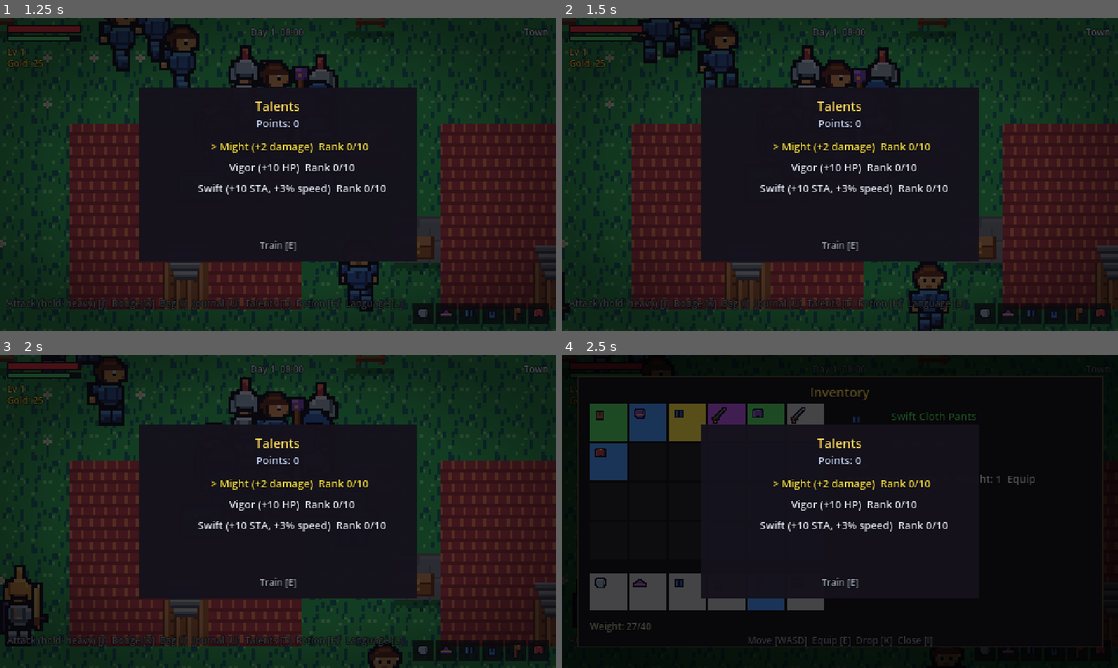
Above: before the commit, frames 1-4 (two rows, left to right).
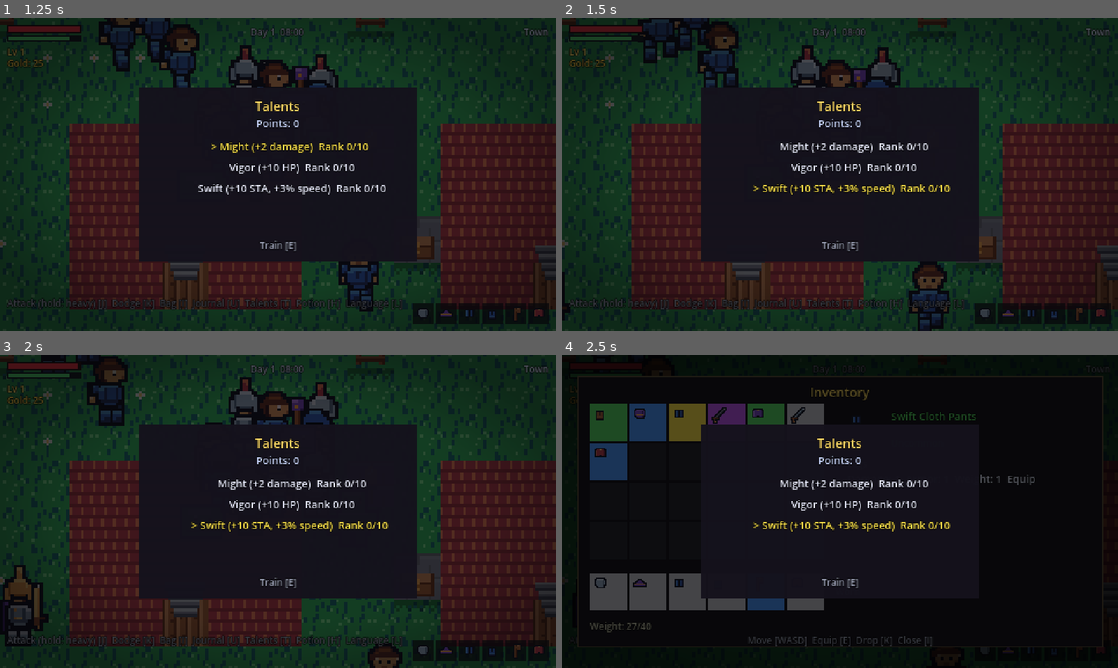
Above: after the commit, the same moments.

Repository: amirrezahadipoor/2D-RPG
Game: Godot game, scene res://tools/screenshot.tscn
Same seed, same stepped clock (60 frames per second), same inputs: the game is played once before the commit and once after it. This scene is started directly instead of the project's main scene.
Inputs (mouse positions are in pixels of both pictures, inside the frame that each line leads up to):
- Up to frame 1 (1.25 s): move the mouse to (400, 158) at 0.52 s; hold D (move_right) from 0.53 s (still down); hold J (attack) from 0.53 s (still down); click (400, 158) at 0.67 s; tap T (talents) at 0.8 s
- Up to frame 2 (1.5 s): release D (move_right) at 1.25 s; release J (attack) at 1.25 s; drag from (728, 190) to (812, 237) at 1.27 s
- Up to frame 3 (2 s): no input
- Up to frame 4 (2.5 s): move the mouse to (895, 442) at 2.02 s; hold D (move_right) from 2.03 s (still down); hold J (attack) from 2.03 s (still down); click (895, 442) at 2.17 s; tap T (talents) at 2.3 s

Frame 1 is identical in both runs. In frame 2, 1.2% of the frame differs, in the area x 34-70%, y 39-57%; in frame 3, 1.2%; in frame 4, 1.2%.

Commit message:
feat(touch): talent rows answer to direct taps (select, then tap again to spend)
Tapping a row selects it and tapping the chosen row again ranks it up, like
the inventory's tap-twice-to-act. A per-frame dedupe swallows the synthetic
second event that emulate_touch_from_mouse produces.

Diff:
--- a/src/ui/talents_ui.gd
+++ b/src/ui/talents_ui.gd
@@ -5,6 +5,7 @@
 const KEYS := ["might", "vigor", "swift"]
 
 var _sel := 0
+var _tap_frame := -1
 var _root: Control
 var _title: Label
 var _points: Label
@@ -23,15 +24,18 @@
 	_root = Control.new()
 	_root.set_anchors_preset(Control.PRESET_FULL_RECT)
 	_root.mouse_filter = Control.MOUSE_FILTER_STOP
+	_root.gui_input.connect(_on_tap)
 	add_child(_root)
 	var dim := ColorRect.new()
 	dim.color = Color(0, 0, 0, 0.66)
 	dim.set_anchors_preset(Control.PRESET_FULL_RECT)
+	dim.mouse_filter = Control.MOUSE_FILTER_IGNORE   # let taps reach the root handler
 	_root.add_child(dim)
 	var panel := ColorRect.new()
 	panel.color = Color(0.08, 0.07, 0.11, 0.97)
 	panel.position = Vector2(120, 60)
 	panel.size = Vector2(240, 150)
+	panel.mouse_filter = Control.MOUSE_FILTER_IGNORE
 	_root.add_child(panel)
 	_title = _label(Vector2(0, 68), Color(1, 0.86, 0.4), 11, 480)
 	_points = _label(Vector2(0, 84), Color(0.8, 0.85, 1.0), 9, 480)
@@ -51,6 +55,31 @@
 	l.mouse_filter = Control.MOUSE_FILTER_IGNORE
 	_root.add_child(l)
 	return l
+
+func _on_tap(event: InputEvent) -> void:
+	if (event is InputEventMouseButton and (event as InputEventMouseButton).pressed
+			and (event as InputEventMouseButton).button_index == MOUSE_BUTTON_LEFT) \
+			or (event is InputEventScreenTouch and (event as InputEventScreenTouch).pressed):
+		# one physical tap arrives as BOTH a ScreenTouch and a synthesised mouse
+		# press in the same frame (emulate_touch_from_mouse); act on it once
+		var frame := Engine.get_process_frames()
+		if frame == _tap_frame:
+			return
+		_tap_frame = frame
+		var p := Vector2.ZERO
+		if event is InputEventMouseButton:
+			p = (event as InputEventMouseButton).position
+		else:
+			p = (event as InputEventScreenTouch).position
+		# rows live at x 140..360, y 104 + i*18
+		if p.x < 132.0 or p.x > 368.0 or p.y < 100.0 or p.y > 158.0:
+			return
+		var row := clampi(int((p.y - 100.0) / 18.0), 0, 2)
+		if _sel == row:
+			Stats.rank_up(KEYS[row])   # tap the already chosen track to spend a point
+		else:
+			_sel = row
+		_refresh()
 
 func toggle() -> void:
 	visible = not visible
--- a/tests/verify.gd
+++ b/tests/verify.gd
@@ -1675,6 +1675,48 @@
 	su._adjust(-1)
 	_ok(absf(Settings.master - m0) < 0.001, "and lowers it back")
 	su.queue_free()
+	# talent rows answer to direct taps: a tap selects, a second tap spends a point
+	Stats.reset_run()
+	Stats.talent_points = 5
+	var tl := TalentsUI.new()
+	add_child(tl)
+	await get_tree().process_frame
+	tl.toggle()
+	_ok(tl.visible, "talents screen opens for testing")
+	var t1 := InputEventMouseButton.new()
+	t1.button_index = MOUSE_BUTTON_LEFT
+	t1.pressed = true
+	t1.position = Vector2(250, 104 + 2 * 18 + 4)
+	Input.parse_input_event(t1)
+	await get_tree().process_frame
+	_ok(tl._sel == 2, "tap selects the third talent row")
+	# release the mouse used for selection so the attack action is not left held
+	var mrel := InputEventMouseButton.new()
+	mrel.button_index = MOUSE_BUTTON_LEFT
+	mrel.pressed = false
+	mrel.position = Vector2(250, 146)
+	Input.parse_input_event(mrel)
+	await get_tree().process_frame
+	# a second tap on the chosen row spends a point (pure touch events: parsed
+	# mouse clicks synthesise an extra touch, and the handler dedupes per frame)
+	var tp_before := Stats.talent_points
+	var ts2 := InputEventScreenTouch.new()
+	ts2.position = Vector2(250, 146)
+	ts2.pressed = true
+	ts2.index = 4
+	Input.parse_input_event(ts2)
+	await get_tree().process_frame
+	var ts2u := InputEventScreenTouch.new()
+	ts2u.position = Vector2(250, 146)
+	ts2u.pressed = false
+	ts2u.index = 4
+	Input.parse_input_event(ts2u)
+	await get_tree().process_frame
+	_ok(Stats.talent_points == tp_before - 1 and int(Stats.talents["swift"]) == 1,
+		"tapping the chosen row again ranks it up")
+	tl.toggle()
+	tl.queue_free()
+	Stats.reset_run()
 	Settings.load_settings()
 	Settings.apply()
 	Game.change_state(prev_state if prev_state == Game.State.PLAYING else Game.State.PLAYING)
